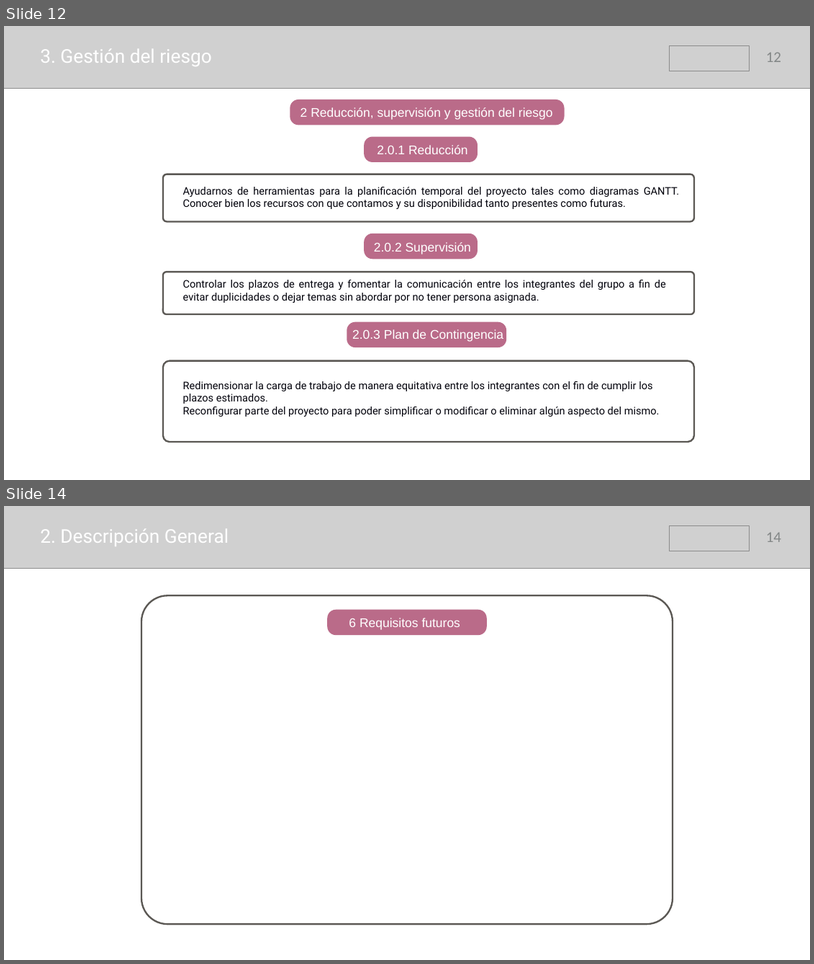
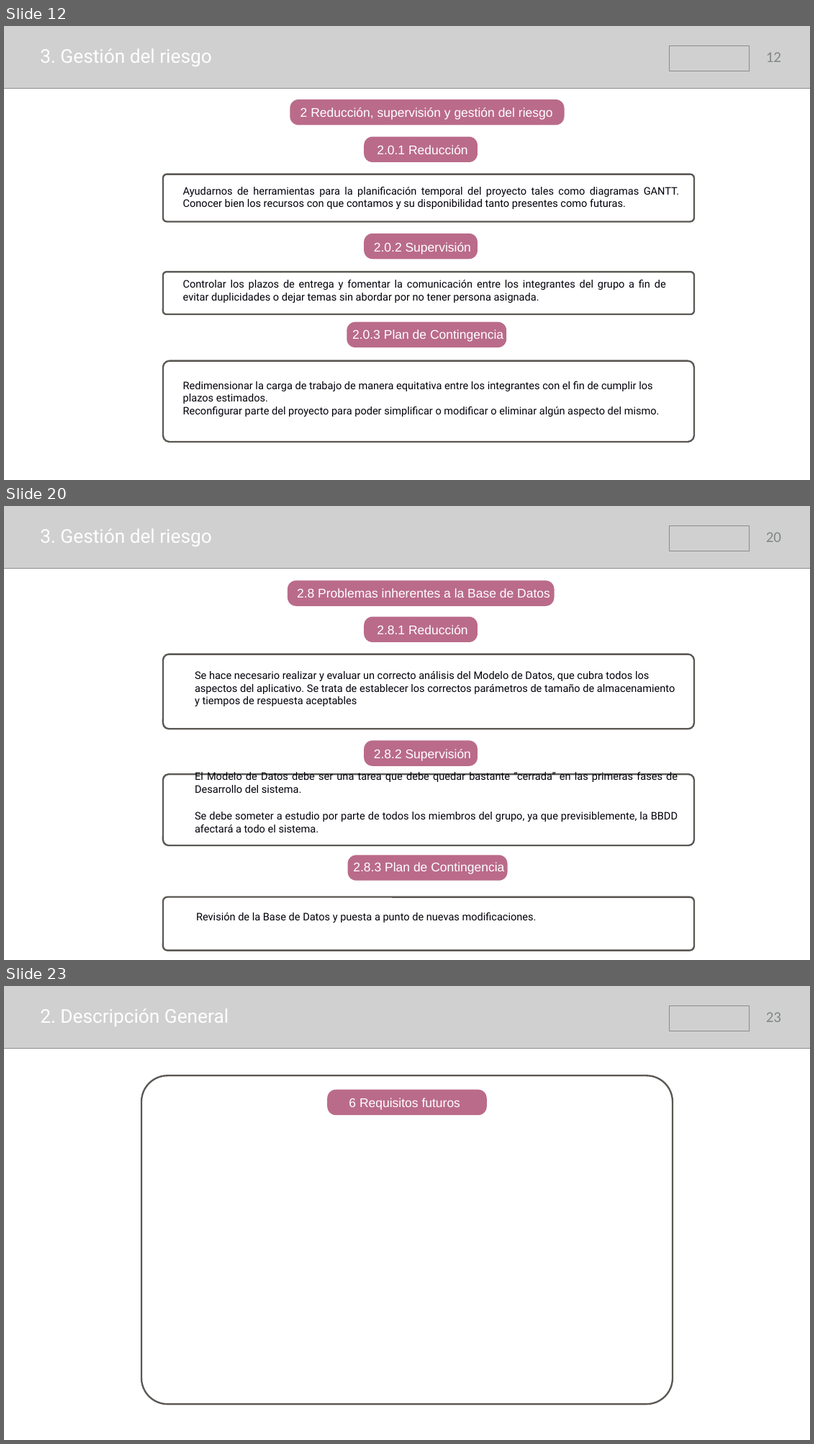
Before and after one commit to samusolo/iDoctor, a slide deck: Plan de proyecto.pptx. Shown one above the other, each under a label of ours: slides 12 and 14 before the commit, slides 12, 20 and 23 after it; the slides between them are not shown. The pictures are 814x964 and 814x1444 pixels, drawn with LibreOffice and Linux fonts; fonts in the diff are those of the drawing; grey boxes stand for pictures. Boxes give left, top, right and bottom in pixels: in the first picture for what was removed or moved away, otherwise in the second. Text is boxed around its words. In the diff, an @@ line names an element or a change of style, - is before the commit and + after.

```diff
--- a/Plan de proyecto.pptx
+++ b/Plan de proyecto.pptx
@@ slide 20 added at (4, 506, 810, 960), background #FFFFFF @@
@@ picture added at (4, 506, 810, 568) @@
@@ picture added at (669, 525, 749, 551) @@
@@ text added at (40, 529, 211, 546), 45 pt, text #FFFFFF @@
+3. Gestión del riesgo
@@ page number added at (766, 532, 782, 542), 36 pt, text #838787 @@
+20
@@ rounded rectangle added at (288, 580, 554, 606), fill #BA6B89 @@
@@ text added at (297, 588, 550, 597), 30 pt, text #FFFFFF @@
+  2.8 Problemas inherentes a la Base de Datos
@@ rounded rectangle added at (364, 617, 478, 642), fill #BA6B89 @@
@@ text added at (377, 625, 468, 634), 30 pt, text #FFFFFF @@
+  2.8.1 Reducción
@@ rounded rectangle added at (163, 654, 694, 729), outline #5B5854 4 pt @@
@@ text added at (195, 671, 675, 706), 25 pt, text #00000A @@
+Se hace necesario realizar y evaluar un correcto análisis del Modelo de Datos, que cubra todos los aspectos del aplicativo. Se trata de establecer los correctos parámetros de tamaño de almacenamiento y tiempos de respuesta aceptables
@@ rounded rectangle added at (364, 740, 478, 766), fill #BA6B89 @@
@@ text added at (374, 749, 471, 761), 30 pt, text #FFFFFF @@
+  2.8.2 Supervisión
@@ rounded rectangle added at (163, 774, 694, 845), outline #5B5854 4 pt @@
@@ text added at (195, 772, 678, 832), 25 pt, text #00000A @@
+El Modelo de Datos debe ser una tarea que debe quedar bastante “cerrada” en las primeras fases de Desarrollo del sistema.
+Se debe someter a estudio por parte de todos los miembros del grupo, ya que previsiblemente, la BBDD afectará a todo el sistema.
@@ rounded rectangle added at (347, 854, 507, 880), fill #BA6B89 @@
@@ text added at (353, 862, 504, 874), 30 pt, text #FFFFFF @@
+  2.8.3 Plan de Contingencia
@@ rounded rectangle added at (163, 897, 694, 950), outline #5B5854 4 pt @@
@@ text added at (196, 912, 537, 922), 25 pt, text #00000A @@
+Revisión de la Base de Datos y puesta a punto de nuevas modificaciones.
@@ what was slide 14 is now slide 23 @@
@@ page number at (766, 1012, 782, 1022): text changed @@
-14
+23
```
Also in this commit, not shown: 3 slides changed, 8 other slides added.
